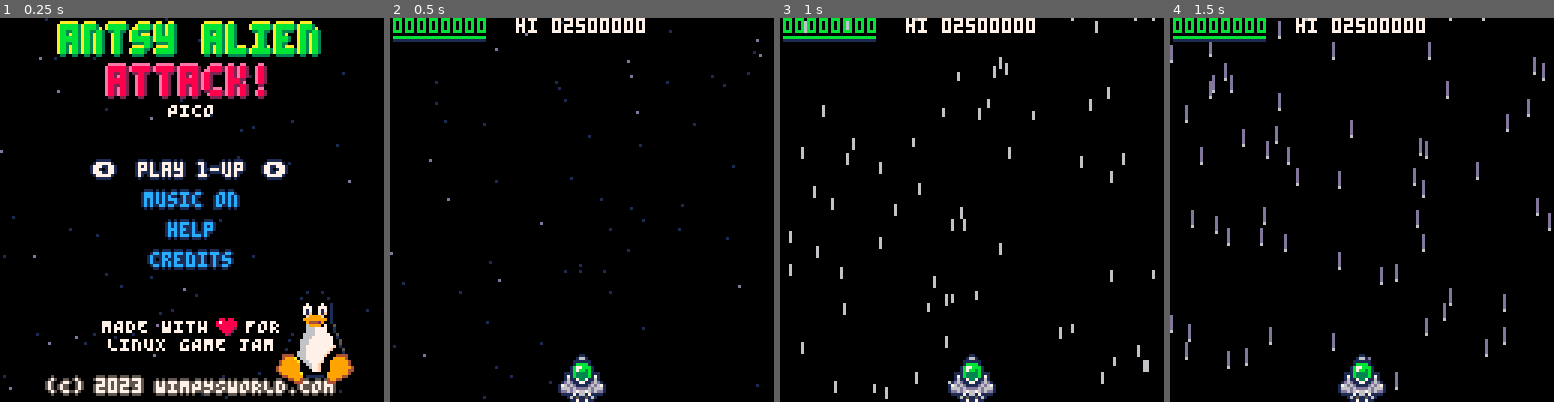
Above: before the commit, frames 1-4 (left to right).
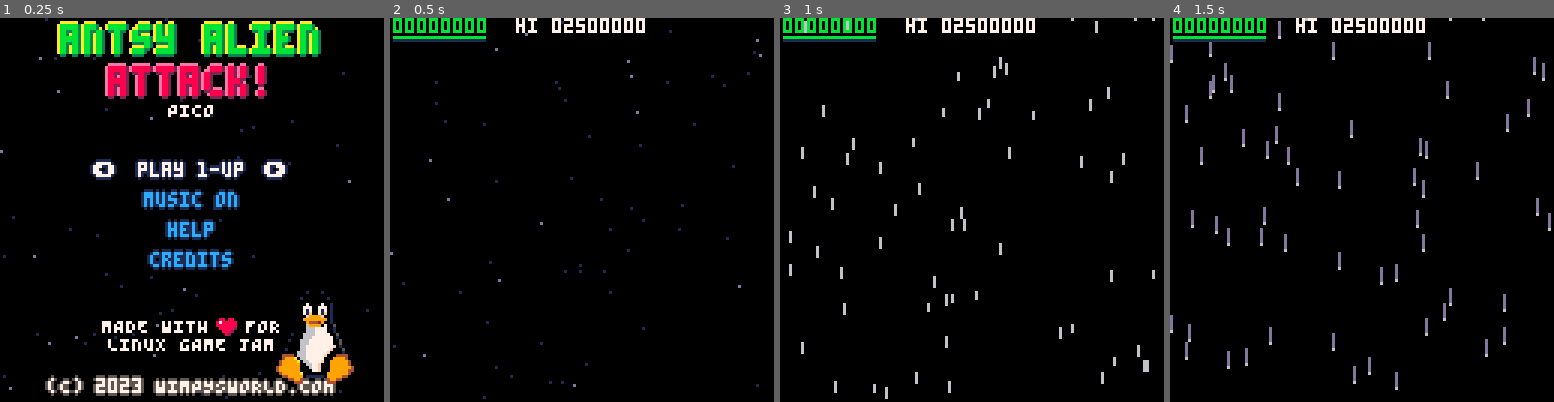
Above: after the commit, the same moments.

Repository: wimpysworld/antsy-alien-attack-pico
Game: PICO-8 cartridge main.p8
Same seed, same stepped clock (60 frames per second), same inputs: the game is played once before the commit and once after it.
Inputs:
- Up to frame 1 (0.25 s): no input
- Up to frame 2 (0.5 s): tap X (X key) at 0.33 s
- Up to frame 3 (1 s): tap O (Z key) at 0.7 s
- Up to frame 4 (1.5 s): tap X (X key) at 1.07 s

Frame 1 is identical in both runs. In frame 2, 1.0% of the frame differs, in the area x 43-57%, y 87-100%; in frame 3, 1.0%; in frame 4, 1.0%.

Commit message:
fix: player should not be locked to the screen by default

Diff:
--- a/main.p8
+++ b/main.p8
@@ -1481,7 +1481,7 @@
    debris_red,
    split"226,225,224,225"
  end
- add(players,create_actor(x,y))
+ add(players,create_actor(56,160))
 
  local pl=players[#players]
  pl.speed,
@@ -1490,14 +1490,13 @@
  pl.prev_dir,
  pl.generator,
  pl.shields,
- pl.lock_to_screen,
  pl.controls_enabled,
  pl.shot_enabled,
  pl.shot_cooldown,
  pl.shot_cooldown_timer,
  pl.flash_hp,
  pl.flash_dynamo=
-  unpack_split"1.35,3,0,-1,0,0,false,true,true,5,0,0,0"
+  unpack_split"1.35,3,0,-1,0,0,true,true,5,0,0,0"
 
  pl.num,
  pl.col_lt,
@@ -1506,7 +1505,8 @@
  pl.debris_style,
  pl.explosion_style,
  pl.sfx_shoot,
- pl.rocket_sprites=
+ pl.rocket_sprites,
+ pl.lock_to_screen=
   player,
   col_lt,
   col_dk,
@@ -1514,7 +1514,8 @@
   debris_style,
   explosion_style,
   sfx_shoot,
-  rocket_sprites
+  rocket_sprites,
+  false
 
  pl.sprite=sprite_create(split"0,2,4,6,8",2,2)
  pl.sprite.frame=3.5
